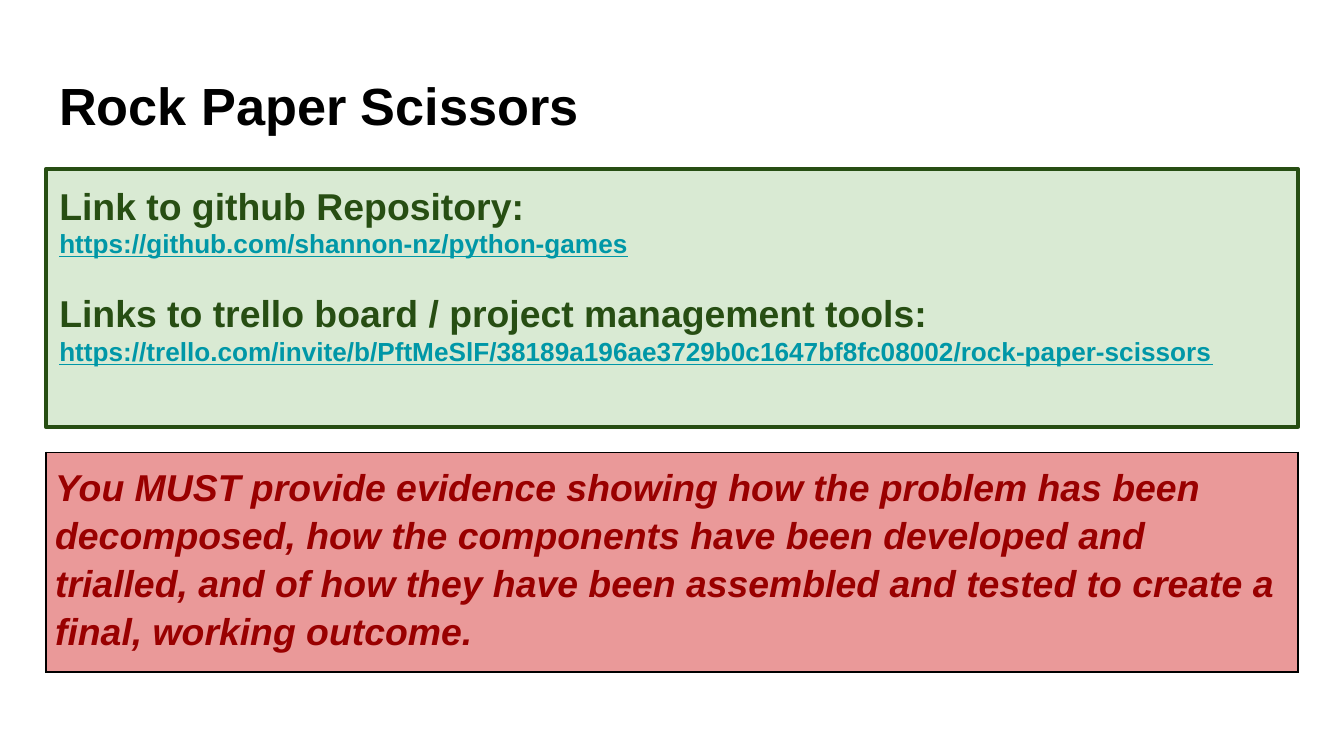
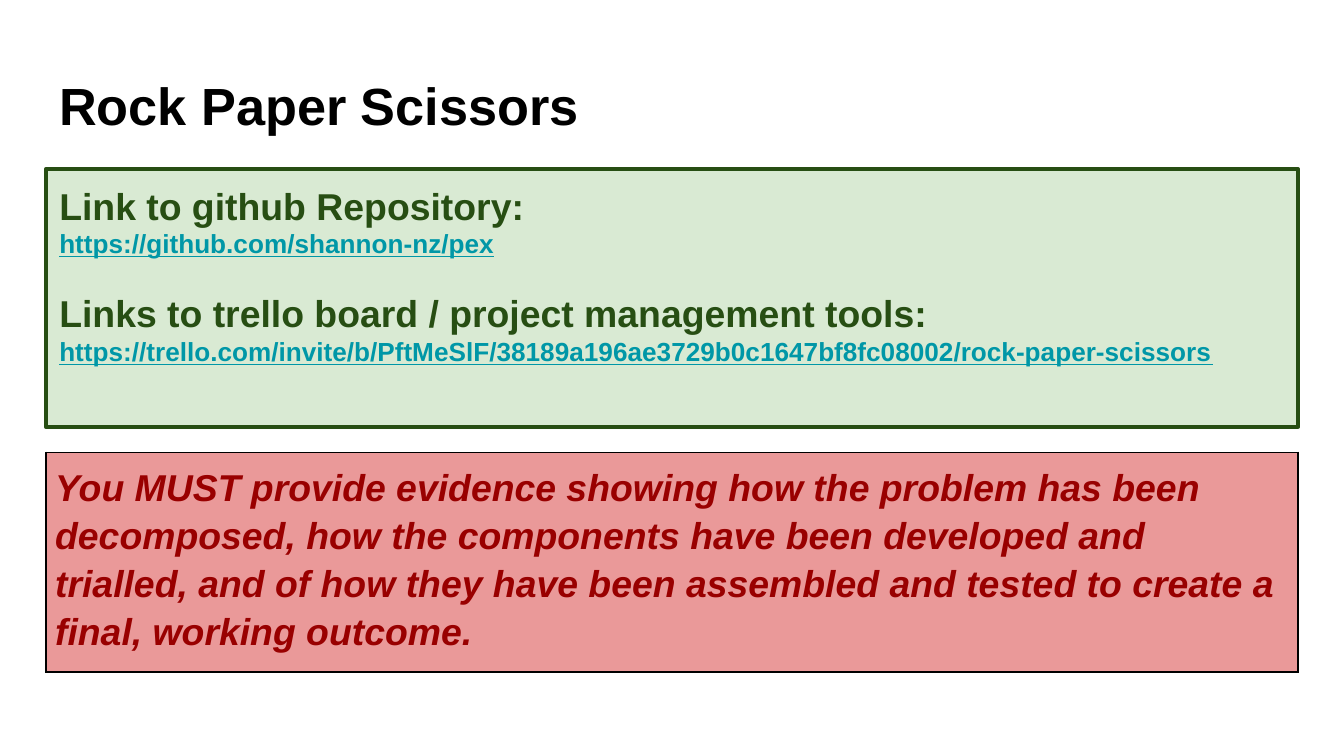
Before and after one commit to aspectnz/PEX, a slide deck: slide 1 of main/games/rock_paper_scissors/Python Program Documentation.pptx. Drawn at 1344x756 pixels with LibreOffice and Linux fonts; fonts in the diff are those of the drawing. Boxes give left, top, right and bottom in pixels: in the first picture for what was removed or moved away, otherwise in the second. Text is boxed around its words. In the diff, an @@ line names an element or a change of style, - is before the commit and + after.

```diff
--- a/main/games/rock_paper_scissors/Python Program Documentation.pptx
+++ b/main/games/rock_paper_scissors/Python Program Documentation.pptx
@@ text at box(59, 234, 493, 259): text changed @@
-https://github.com/shannon-nz/python-games
+https://github.com/shannon-nz/pex
```
Also in this commit, not shown: 1 other file.
